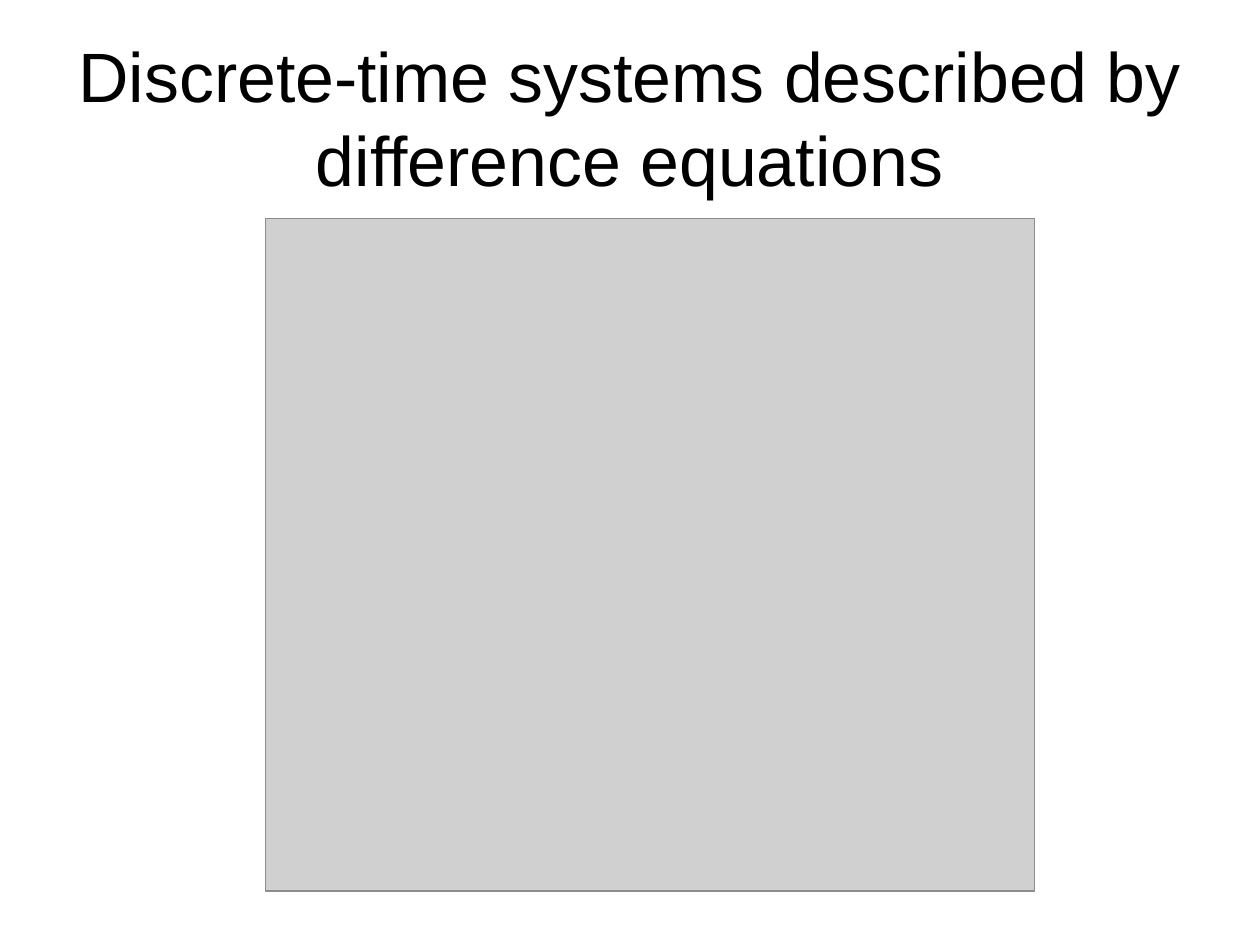
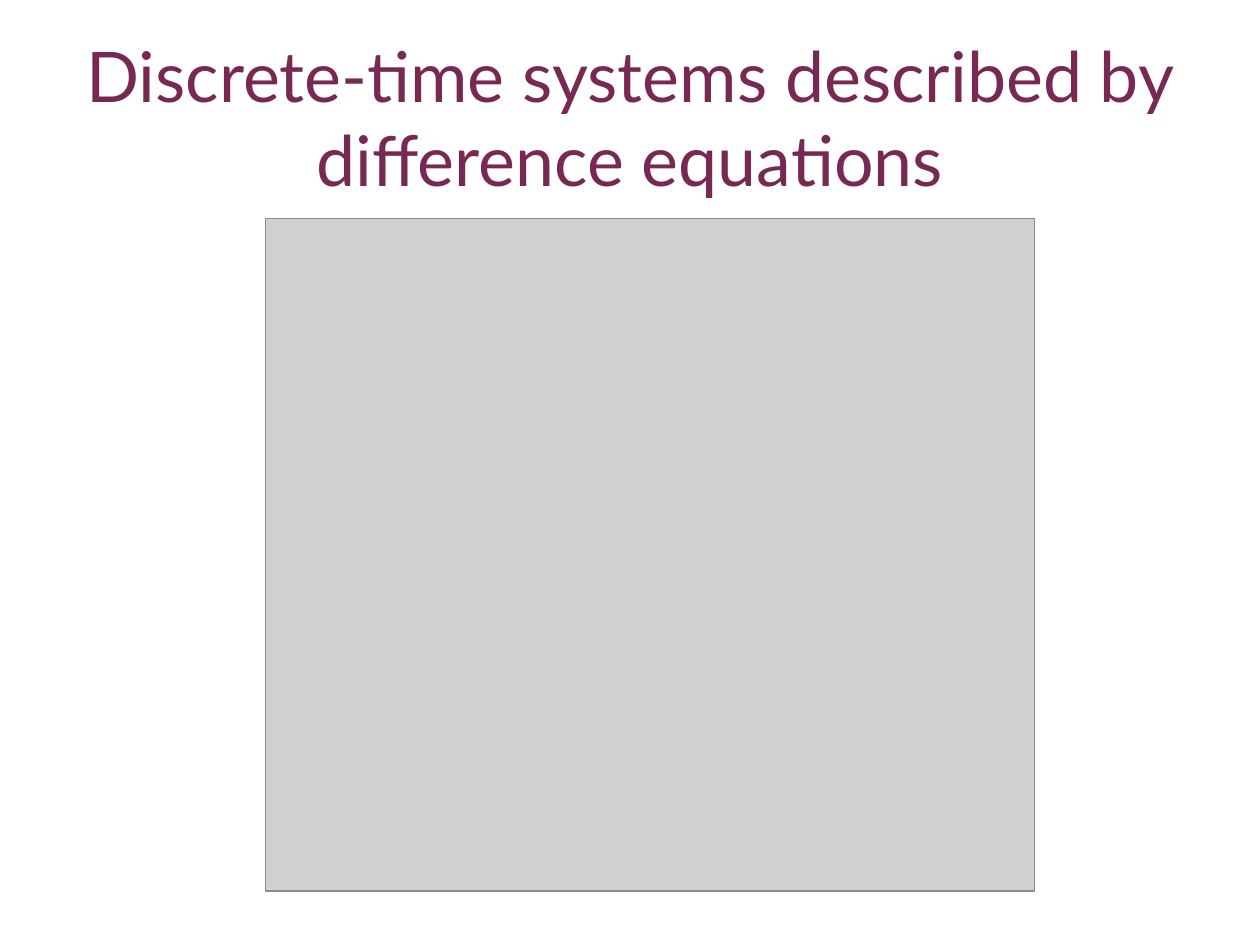
Before and after one commit to bagustris/sinyalsistem, a slide deck: slide 2 of slides/Lect4_SinyalSistem.odp. Drawn at 1260x945 pixels with LibreOffice and Linux fonts; fonts in the diff are those of the drawing; grey boxes stand for pictures. Boxes give left, top, right and bottom in pixels: in the first picture for what was removed or moved away, otherwise in the second. Text is boxed around its words. In the diff, an @@ line names an element or a change of style, - is before the commit and + after.

```diff
--- a/slides/Lect4_SinyalSistem.odp
+++ b/slides/Lect4_SinyalSistem.odp
@@ title "Discrete-time systems described by difference ..." at box(86, 50, 1174, 198): font Arial to Lato, text colour #000000 to #772953 @@
```
Also in this commit, not shown: 12 other slides changed, 1 other file.
